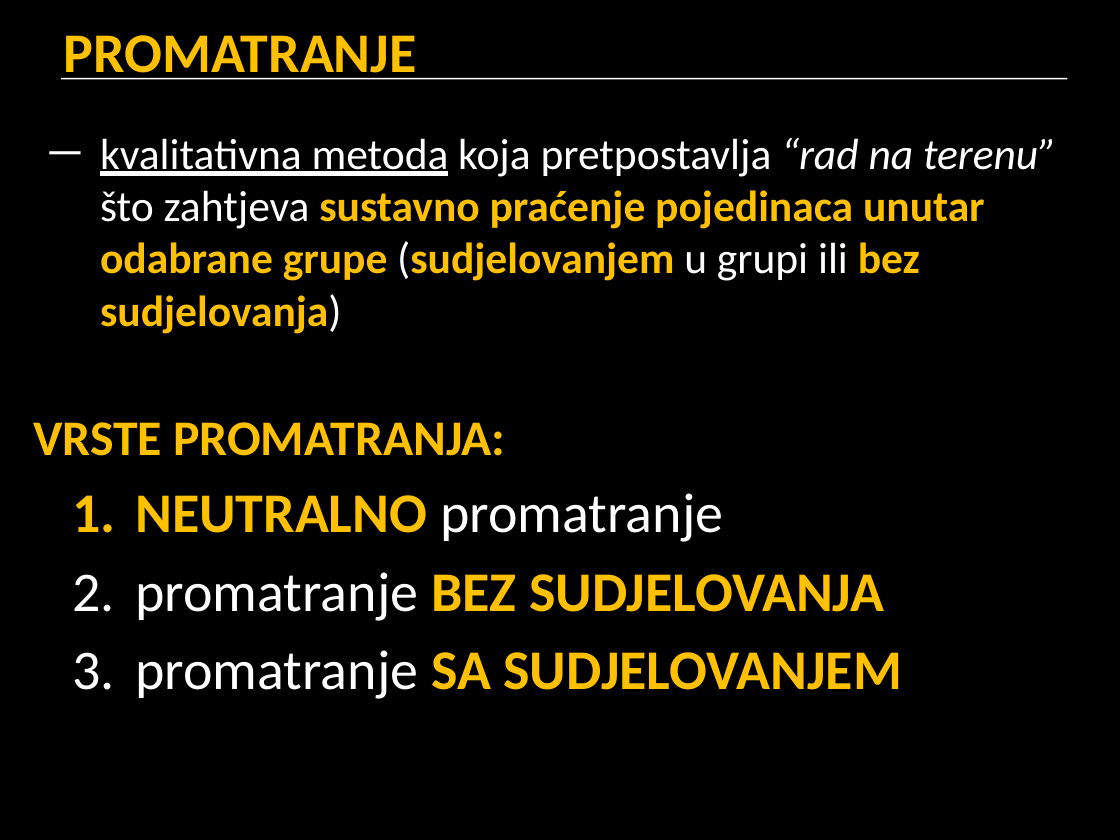
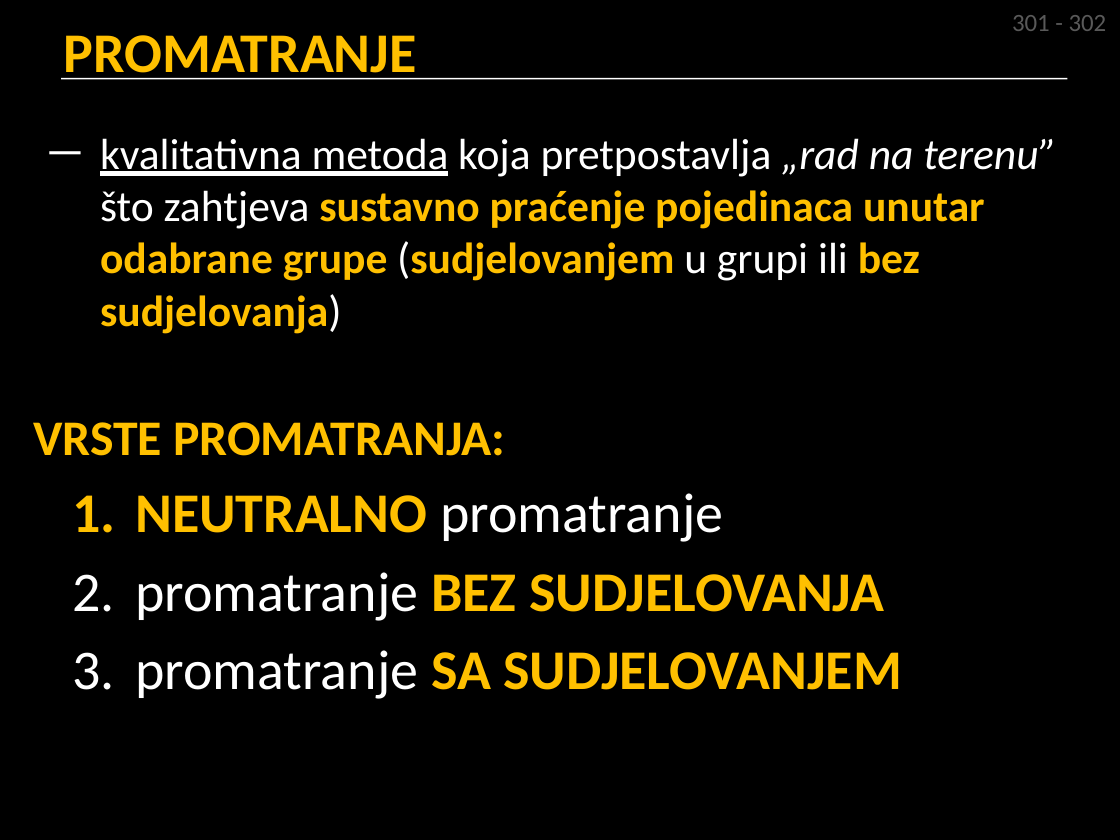
Before and after one commit to srednja-skola/sociologija, a slide deck: slide 48 of data/pptx/002_metode_istrazivanja.pptx (slide 40 before the commit). Drawn at 1120x840 pixels with LibreOffice and Linux fonts; fonts in the diff are those of the drawing. Boxes give left, top, right and bottom in pixels: in the first picture for what was removed or moved away, otherwise in the second. Text is boxed around its words. In the diff, an @@ line names an element or a change of style, - is before the commit and + after.

```diff
--- a/data/pptx/002_metode_istrazivanja.pptx
+++ b/data/pptx/002_metode_istrazivanja.pptx
@@ text added at (1012,15,1107,31), 16 pt, text #595959 @@
+301 - 302
@@ text at (100,138,1056,334): text changed @@
-─ kvalitativna metoda koja pretpostavlja “rad na terenu” što zahtjeva sustavno praćenje pojedinaca unutar odabrane grupe (sudjelovanjem u grupi ili bez sudjelovanja)
+─ kvalitativna metoda koja pretpostavlja „rad na terenu” što zahtjeva sustavno praćenje pojedinaca unutar odabrane grupe (sudjelovanjem u grupi ili bez sudjelovanja)
```
Also in this commit, not shown: 36 other slides changed, 8 slides added.
